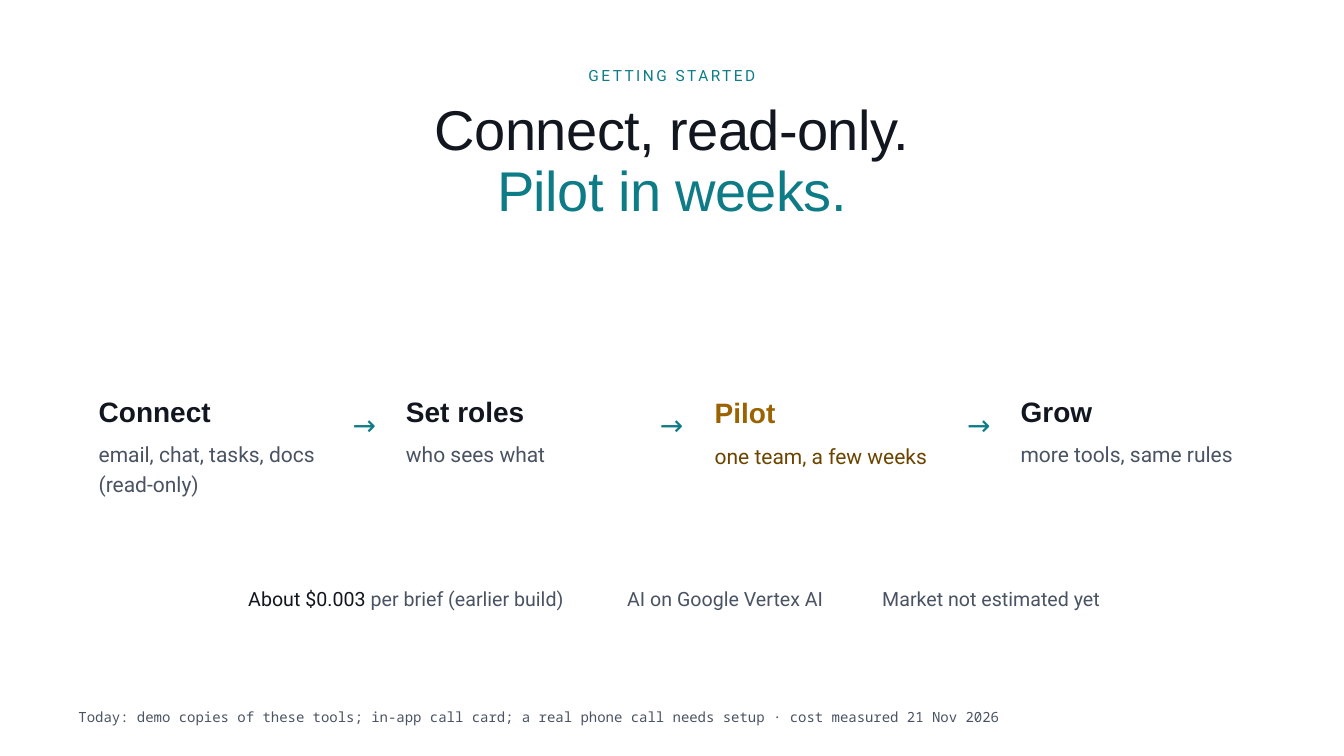
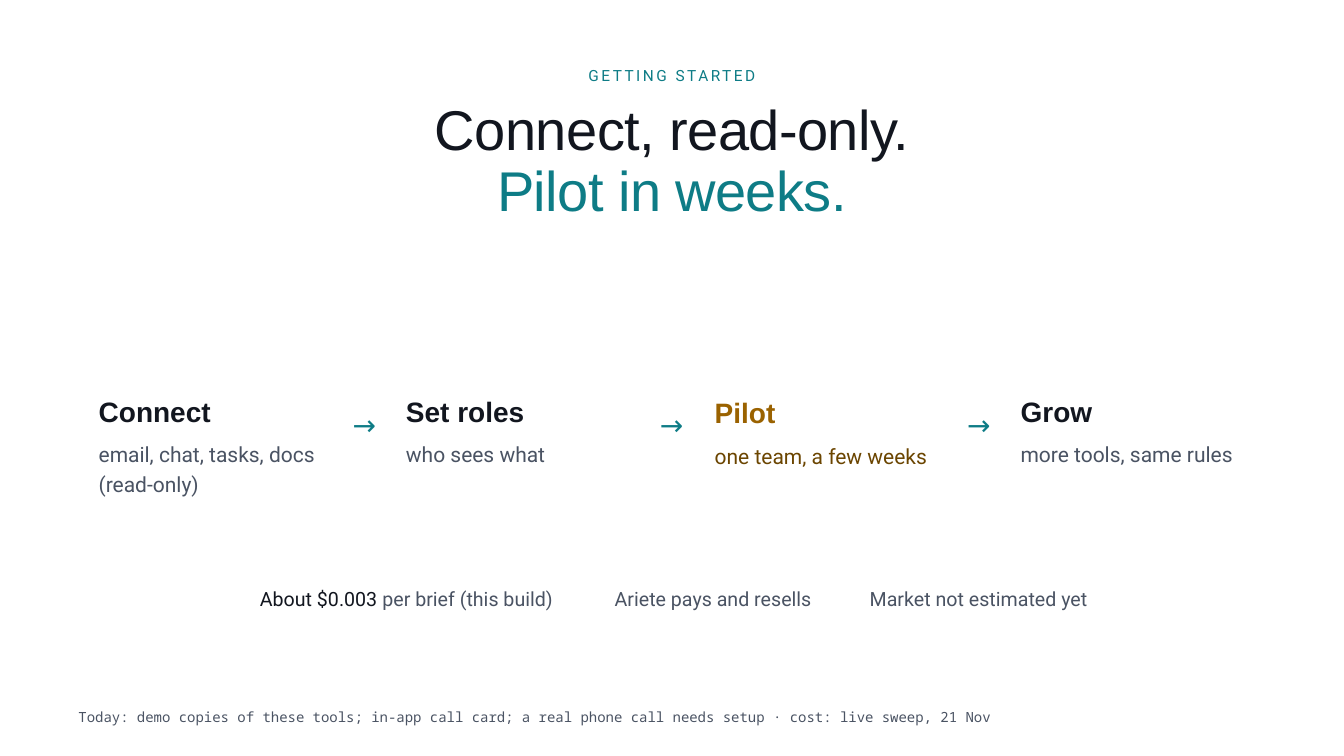
Before and after one commit to fakrulislam0085/GDG-Torino-AGENTHON-Jarvis, a slide deck: slide 6 of pitch/agenthon-deck/Jarvis AGENTHON A.pptx. Drawn at 1344x756 pixels with LibreOffice and Linux fonts; fonts in the diff are those of the drawing; background and template pictures are left out. Boxes give left, top, right and bottom in pixels: in the first picture for what was removed or moved away, otherwise in the second. Text is boxed around its words. In the diff, an @@ line names an element or a change of style, - is before the commit and + after.

```diff
--- a/pitch/agenthon-deck/Jarvis AGENTHON A.pptx
+++ b/pitch/agenthon-deck/Jarvis AGENTHON A.pptx
@@ text at (x1=260, y1=589, x2=552, y2=610): text changed @@
-About $0.003 per brief (earlier build)
+About $0.003 per brief (this build)
@@ text at (x1=615, y1=591, x2=811, y2=610): text changed @@
-AI on Google Vertex AI
+Ariete pays and resells
@@ text "Market not estimated yet" moved from (x1=882, y1=591, x2=1100, y2=610) to (x1=870, y1=591, x2=1087, y2=610) @@
@@ text at (x1=78, y1=711, x2=991, y2=726): text changed @@
-Today: demo copies of these tools; in-app call card; a real phone call needs setup · cost measured 21 Nov 2026
+Today: demo copies of these tools; in-app call card; a real phone call needs setup · cost: live sweep, 21 Nov
```
Also in this commit, not shown: 5 other files.
